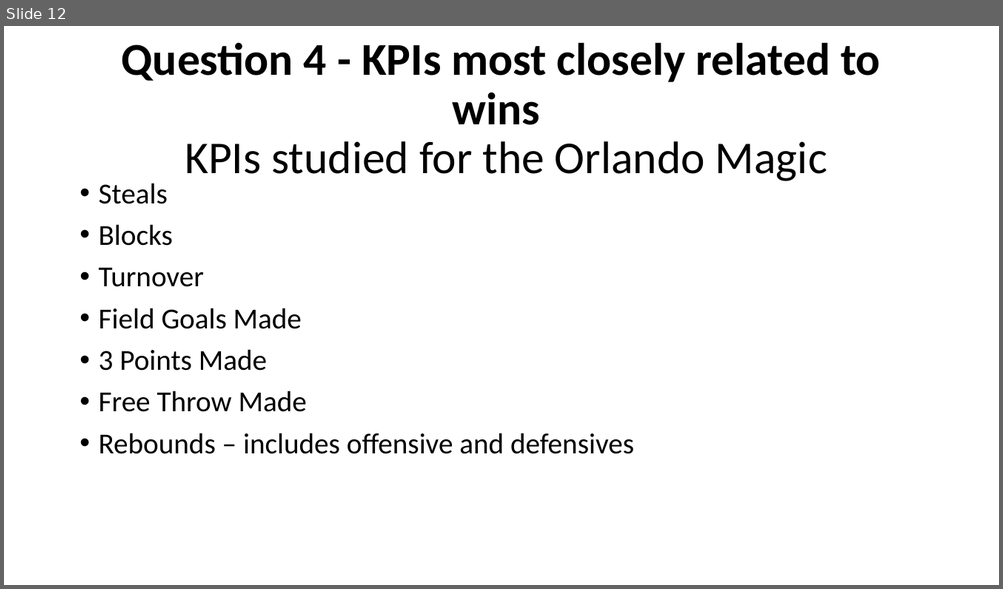
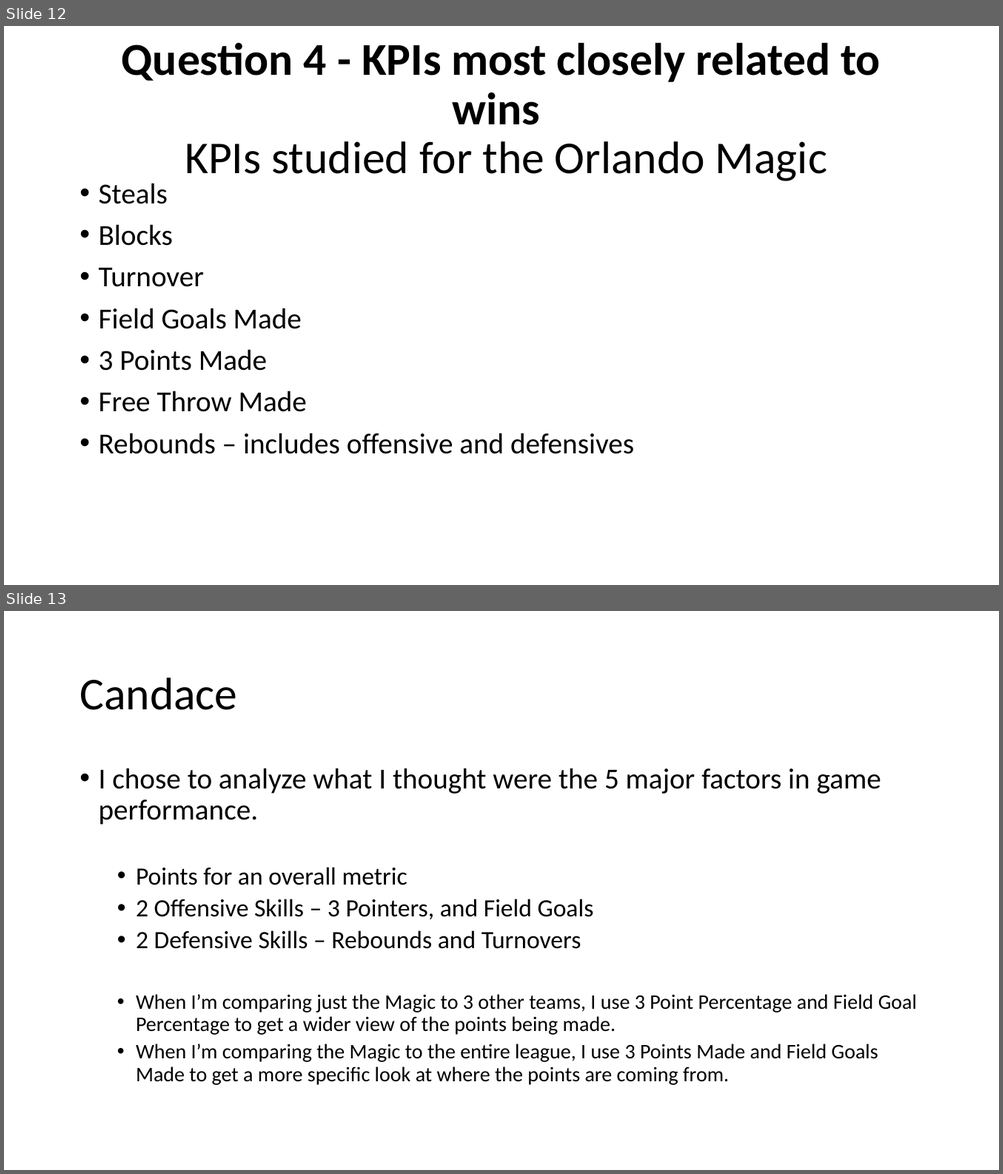
Before and after one commit to CandaceDoesData/Group_Project_1, a slide deck: mm_Group3_Project_1_Presentation.pptx. Shown one above the other, each under a label of ours: slide 12 before the commit, slides 12 and 13 after it. The pictures are 1003x589 and 1003x1174 pixels, drawn with LibreOffice and Linux fonts; fonts in the diff are those of the drawing. Boxes give left, top, right and bottom in pixels: in the first picture for what was removed or moved away, otherwise in the second. Text is boxed around its words. In the diff, an @@ line names an element or a change of style, - is before the commit and + after.

Commit message:
candace slides commit

```diff
--- a/mm_Group3_Project_1_Presentation.pptx
+++ b/mm_Group3_Project_1_Presentation.pptx
@@ slide 13 added at bbox=[4, 611, 999, 1170], background #FFFFFF @@
@@ title added at bbox=[79, 678, 237, 710], 44 pt, text #000000 @@
+Candace
@@ text added at bbox=[99, 768, 916, 1085], 20 pt, text #000000 @@
+• I chose to analyze what I thought were the 5 major factors in game performance.
+  • Points for an overall metric
+  • 2 Offensive Skills – 3 Pointers, and Field Goals
+  • 2 Defensive Skills – Rebounds and Turnovers
+  • When I’m comparing just the Magic to 3 other teams, I use 3 Point Percentage and Field Goal Percentage to get a wider view of the points being made.
+  • When I’m comparing the Magic to the entire league, I use 3 Points Made and Field Goals Made to get a more specific look at where the points are coming from.
```
Also in this commit, not shown: 1 slide changed, 8 other slides added, 4 slides removed, 2 other files.
